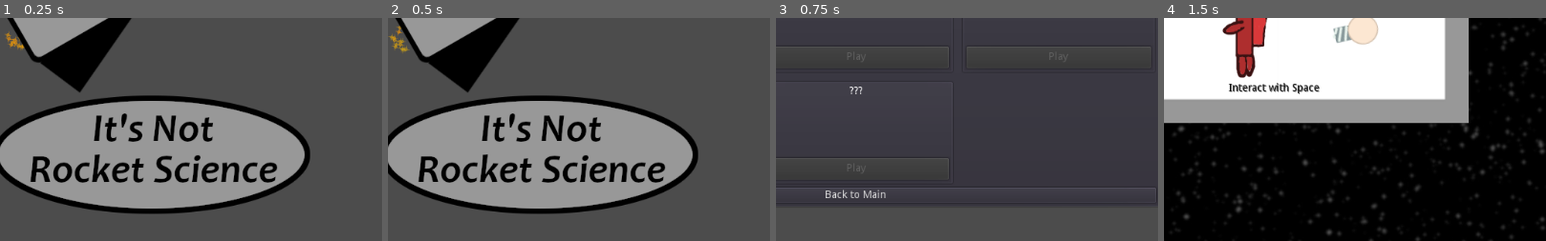
Above: before the commit, frames 1-4 (left to right).
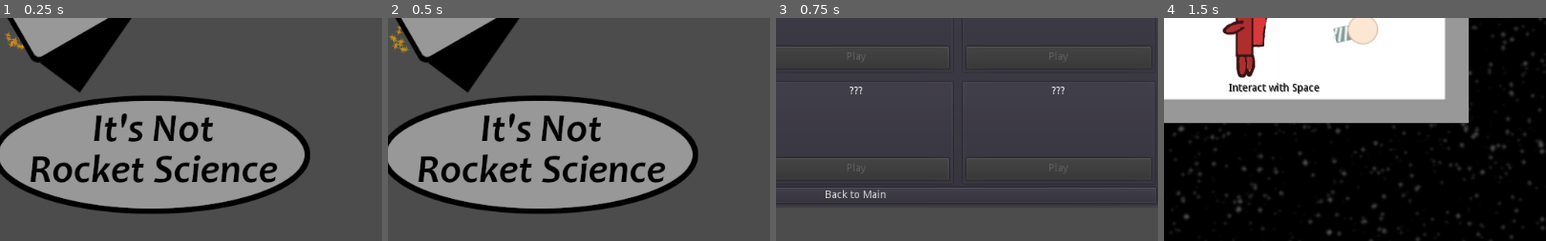
Above: after the commit, the same moments.

Repository: thecyberwraith/cb-gamejam-2021
Game: Godot game, scene res://Menus/MainMenu.tscn
Same seed, same stepped clock (60 frames per second), same inputs: the game is played once before the commit and once after it.
Inputs:
- Up to frame 1 (0.25 s): no input
- Up to frame 2 (0.5 s): no input
- Up to frame 3 (0.75 s): click "Levels" at 0.5 s
- Up to frame 4 (1.5 s): click "Play" at 1.25 s
The pictures show only the part of the screen within x 40-90%, y 47-97%; the shares and areas given below are measured in that part.

Frames 1-2 are identical in both runs. In frame 3, 0.3% of the frame differs, in the area x 50-98%, y 30-70%; in frame 4, nothing differs.

Commit message:
A bunch of imports from me porting?...

Diff:
--- a/Menus/LevelsList.gd
+++ b/Menus/LevelsList.gd
@@ -34,5 +34,9 @@
 	[
 		"It wasn't me.",
 		"res://Levels/Level8/Level8.tscn"
+	],
+	[
+		"We trained for this!",
+		"res://Levels/Level9/Level9.tscn"
 	]
 ]
--- a/Menus/MainMenu.tscn
+++ b/Menus/MainMenu.tscn
@@ -61,18 +61,6 @@
 size_flags_vertical = 3
 size_flags_stretch_ratio = 4.0
 
-[node name="CPUParticles2D" type="CPUParticles2D" parent="HBoxContainer/Control"]
-position = Vector2( 222.064, 309.581 )
-rotation = 1.07361
-amount = 40
-texture = ExtResource( 3 )
-emission_shape = 1
-emission_sphere_radius = 15.46
-initial_velocity_random = 0.2
-angular_velocity = 4.0
-angular_velocity_random = 0.2
-color_ramp = SubResource( 1 )
-
 [node name="TextureRect" type="TextureRect" parent="HBoxContainer/Control"]
 margin_left = 152.0
 margin_top = 44.0
@@ -86,3 +74,16 @@
 __meta__ = {
 "_edit_use_anchors_": false
 }
+
+[node name="CPUParticles2D" type="CPUParticles2D" parent="HBoxContainer/Control/TextureRect"]
+show_behind_parent = true
+position = Vector2( 70.064, 265.581 )
+rotation = 1.07361
+amount = 40
+texture = ExtResource( 3 )
+emission_shape = 1
+emission_sphere_radius = 15.46
+initial_velocity_random = 0.2
+angular_velocity = 4.0
+angular_velocity_random = 0.2
+color_ramp = SubResource( 1 )
